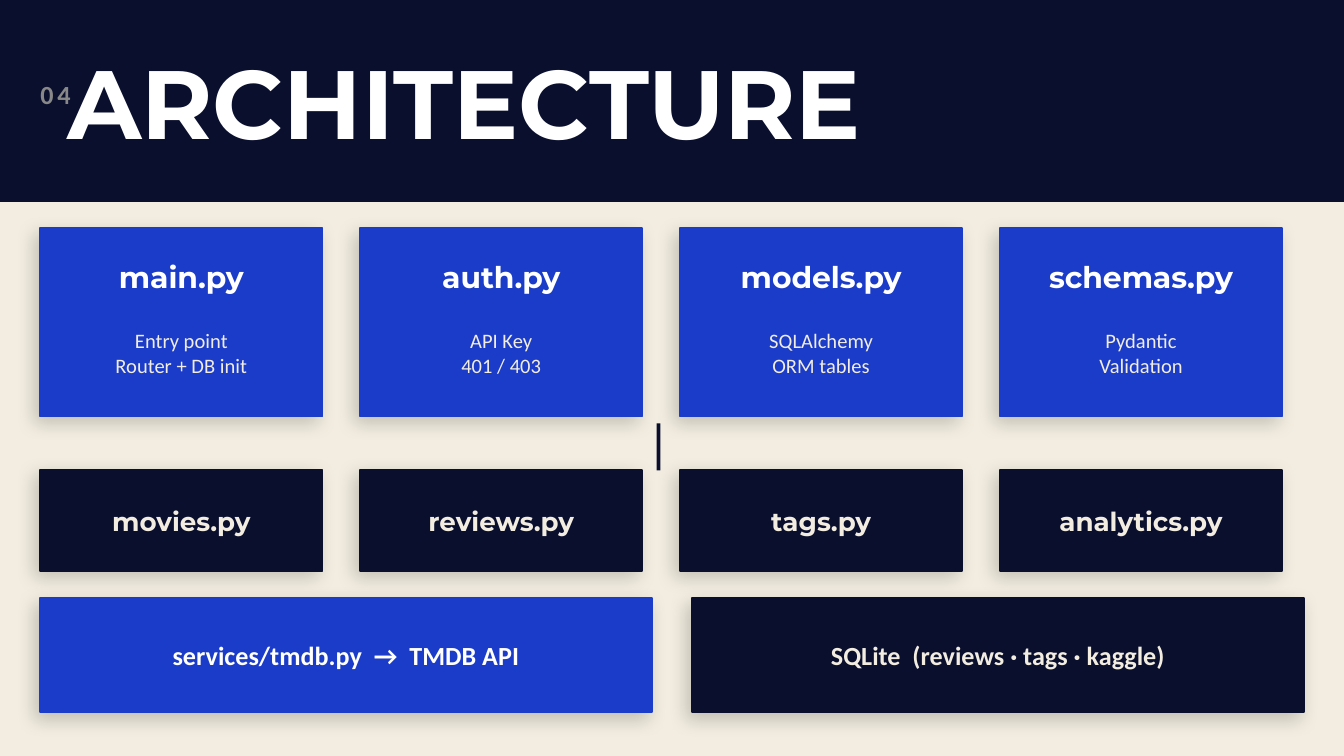
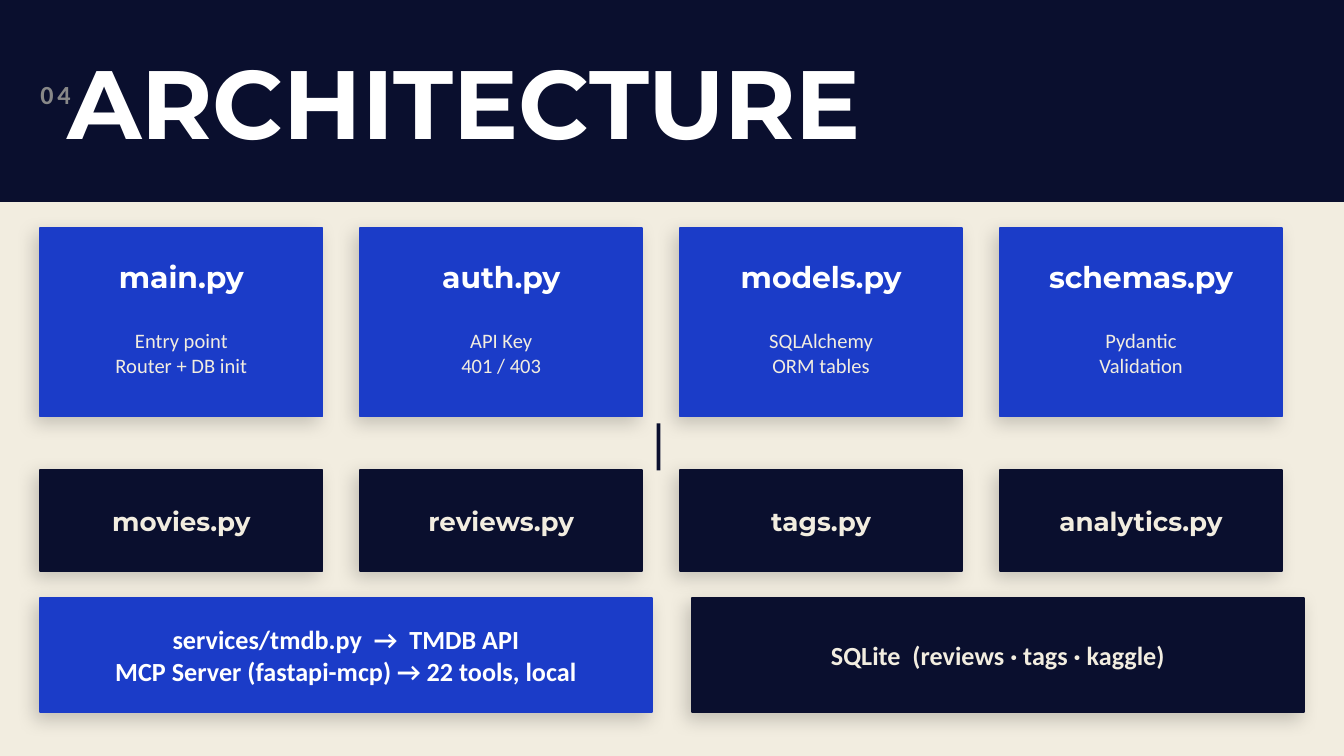
Before and after one commit to Thach2r/movie-api, a slide deck: slide 5 of CineMetrics_Final.pptx. Drawn at 1344x756 pixels with LibreOffice and Linux fonts; fonts in the diff are those of the drawing. Boxes give left, top, right and bottom in pixels: in the first picture for what was removed or moved away, otherwise in the second. Text is boxed around its words. In the diff, an @@ line names an element or a change of style, - is before the commit and + after.

```diff
--- a/CineMetrics_Final.pptx
+++ b/CineMetrics_Final.pptx
@@ text at [115, 661, 577, 685]: paragraph added @@
+MCP Server (fastapi-mcp) → 22 tools, local
```
Also in this commit, not shown: 1 other slide changed.
